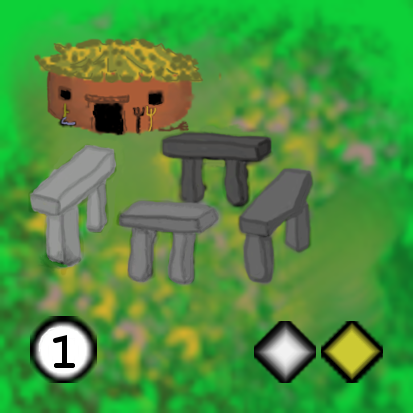
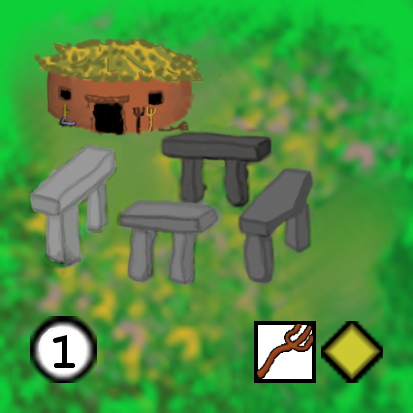
Revision of a layered 413x413 image; what changed, layer by layer:
added layer "Icono T1 Leva.png" above "Icono Guardian.png" over bbox(254, 321, 316, 383)
